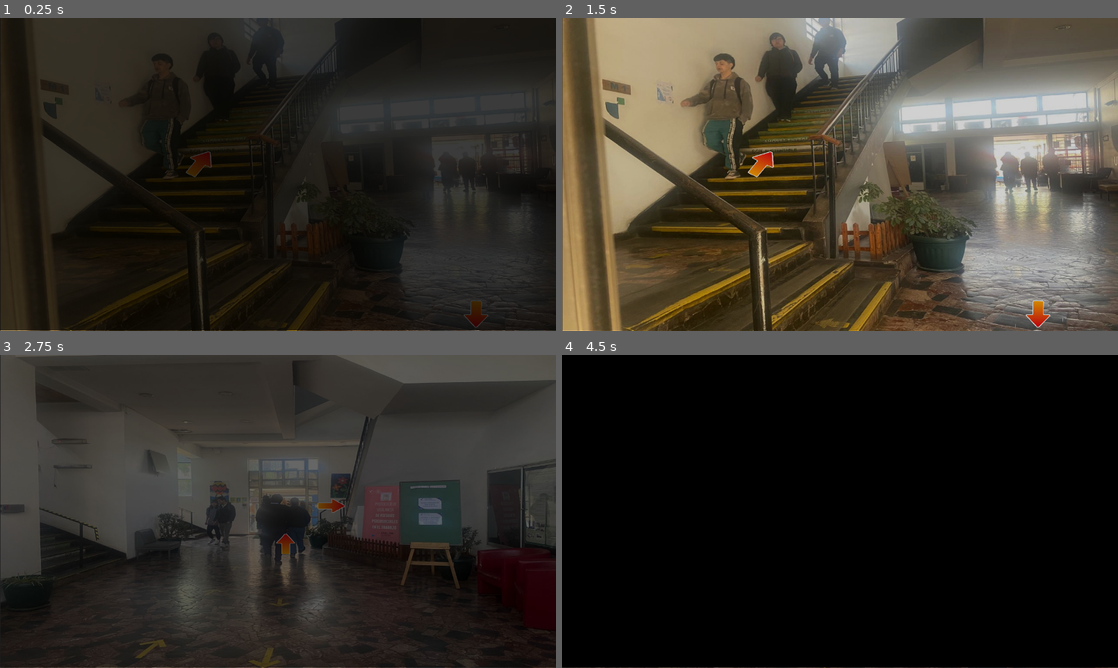
Above: before the commit, frames 1-4 (two rows, left to right).
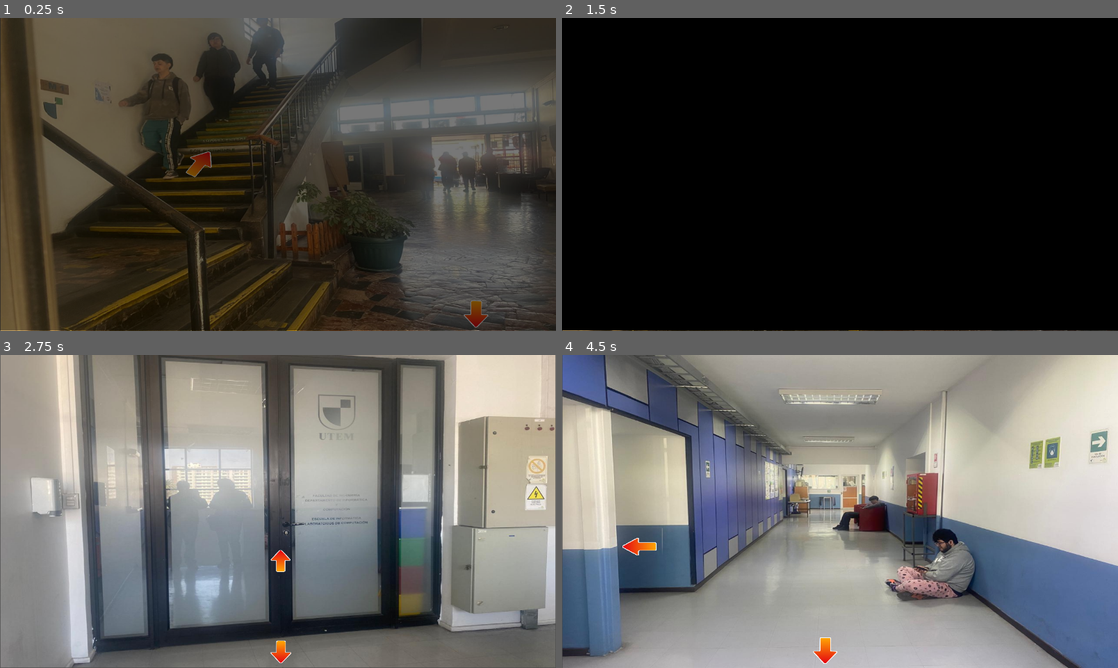
Above: after the commit, the same moments.

Repository: NetworkADN/GBA
Game: Godot game, scene res://Scenes/Entradas/Escaleras_Lab.tscn
The game is run twice, just before and just after one commit, with the same random seed, the same clock (stepped at 60 frames per second) and the same inputs. This scene is started directly instead of the project's main scene.
Inputs (mouse positions are in pixels of both pictures, inside the frame that each line leads up to; where the layout moved, square brackets give the same spot in the first picture):
- Up to frame 1 (0.25 s): no input
- Up to frame 2 (1.5 s): click (762, 161) at 0.5 s; click (1040, 312) at 1.25 s
- Up to frame 3 (2.75 s): click (278, 561) [200, 498] at 2 s
- Up to frame 4 (4.5 s): click (840, 561) [845, 542] at 2.75 s; click (845, 652) [895, 505] at 3.5 s; click (639, 545) at 4.27 s

The runs differ from the first frame. In frame 1, 63% of the frame differs, in the area x 0-100%, y 0-100%; in frame 2, 100%; in frame 3, 92%; in frame 4, 100%.

Commit message:
fix transition

Diff:
--- a/GDTrabajo de titulo/Scenes/Entradas/Escaleras_Lab.tscn
+++ b/GDTrabajo de titulo/Scenes/Entradas/Escaleras_Lab.tscn
@@ -3,33 +3,6 @@
 [ext_resource type="Script" path="res://Scenes/Entradas/escaleras_lab.gd" id="1_32geu"]
 [ext_resource type="Texture2D" uid="uid://dmuw3a1w4sccl" path="res://background/Escaleras Labs.jpg" id="2_vwid5"]
 [ext_resource type="Texture2D" uid="uid://due0ycww4ijgt" path="res://assets/arrow_up.png" id="3_g6rt3"]
-
-[sub_resource type="Animation" id="Animation_1tse1"]
-resource_name = "fade_out"
-tracks/0/type = "value"
-tracks/0/imported = false
-tracks/0/enabled = true
-tracks/0/path = NodePath("Transition/ColorRect:self_modulate")
-tracks/0/interp = 1
-tracks/0/loop_wrap = true
-tracks/0/keys = {
-"times": PackedFloat32Array(0, 0.9),
-"transitions": PackedFloat32Array(1, 1),
-"update": 0,
-"values": [Color(1, 1, 1, 0), Color(1, 1, 1, 1)]
-}
-tracks/1/type = "value"
-tracks/1/imported = false
-tracks/1/enabled = true
-tracks/1/path = NodePath("Transition/ColorRect:visible")
-tracks/1/interp = 1
-tracks/1/loop_wrap = true
-tracks/1/keys = {
-"times": PackedFloat32Array(0),
-"transitions": PackedFloat32Array(1),
-"update": 1,
-"values": [true]
-}
 
 [sub_resource type="Animation" id="Animation_i0amt"]
 length = 0.001
@@ -67,7 +40,7 @@
 tracks/0/interp = 1
 tracks/0/loop_wrap = true
 tracks/0/keys = {
-"times": PackedFloat32Array(0, 1),
+"times": PackedFloat32Array(0, 0.5),
 "transitions": PackedFloat32Array(1, 1),
 "update": 0,
 "values": [Color(1, 1, 1, 1), Color(1, 1, 1, 0)]
@@ -79,10 +52,37 @@
 tracks/1/interp = 1
 tracks/1/loop_wrap = true
 tracks/1/keys = {
-"times": PackedFloat32Array(1),
+"times": PackedFloat32Array(0.5),
 "transitions": PackedFloat32Array(1),
 "update": 1,
 "values": [false]
+}
+
+[sub_resource type="Animation" id="Animation_1tse1"]
+resource_name = "fade_out"
+tracks/0/type = "value"
+tracks/0/imported = false
+tracks/0/enabled = true
+tracks/0/path = NodePath("Transition/ColorRect:self_modulate")
+tracks/0/interp = 1
+tracks/0/loop_wrap = true
+tracks/0/keys = {
+"times": PackedFloat32Array(0, 0.5),
+"transitions": PackedFloat32Array(1, 1),
+"update": 0,
+"values": [Color(1, 1, 1, 0), Color(1, 1, 1, 1)]
+}
+tracks/1/type = "value"
+tracks/1/imported = false
+tracks/1/enabled = true
+tracks/1/path = NodePath("Transition/ColorRect:visible")
+tracks/1/interp = 1
+tracks/1/loop_wrap = true
+tracks/1/keys = {
+"times": PackedFloat32Array(0),
+"transitions": PackedFloat32Array(1),
+"update": 1,
+"values": [true]
 }
 
 [sub_resource type="AnimationLibrary" id="AnimationLibrary_bty0q"]
--- a/GDTrabajo de titulo/Scenes/Entradas/entrada.tscn
+++ b/GDTrabajo de titulo/Scenes/Entradas/entrada.tscn
@@ -3,33 +3,6 @@
 [ext_resource type="Script" path="res://Scenes/Entradas/entrada.gd" id="1_8dx7u"]
 [ext_resource type="Texture2D" uid="uid://dptyiv2g3saqb" path="res://background/Entrada.jpg" id="2_ji11c"]
 [ext_resource type="Texture2D" uid="uid://due0ycww4ijgt" path="res://assets/arrow_up.png" id="3_abdj4"]
-
-[sub_resource type="Animation" id="Animation_1tse1"]
-resource_name = "fade_out"
-tracks/0/type = "value"
-tracks/0/imported = false
-tracks/0/enabled = true
-tracks/0/path = NodePath("Transition/ColorRect:self_modulate")
-tracks/0/interp = 1
-tracks/0/loop_wrap = true
-tracks/0/keys = {
-"times": PackedFloat32Array(0, 0.9),
-"transitions": PackedFloat32Array(1, 1),
-"update": 0,
-"values": [Color(1, 1, 1, 0), Color(1, 1, 1, 1)]
-}
-tracks/1/type = "value"
-tracks/1/imported = false
-tracks/1/enabled = true
-tracks/1/path = NodePath("Transition/ColorRect:visible")
-tracks/1/interp = 1
-tracks/1/loop_wrap = true
-tracks/1/keys = {
-"times": PackedFloat32Array(0),
-"transitions": PackedFloat32Array(1),
-"update": 1,
-"values": [true]
-}
 
 [sub_resource type="Animation" id="Animation_i0amt"]
 length = 0.001
@@ -67,7 +40,7 @@
 tracks/0/interp = 1
 tracks/0/loop_wrap = true
 tracks/0/keys = {
-"times": PackedFloat32Array(0, 1),
+"times": PackedFloat32Array(0, 0.5),
 "transitions": PackedFloat32Array(1, 1),
 "update": 0,
 "values": [Color(1, 1, 1, 1), Color(1, 1, 1, 0)]
@@ -79,10 +52,37 @@
 tracks/1/interp = 1
 tracks/1/loop_wrap = true
 tracks/1/keys = {
-"times": PackedFloat32Array(1),
+"times": PackedFloat32Array(0.5),
 "transitions": PackedFloat32Array(1),
 "update": 1,
 "values": [false]
+}
+
+[sub_resource type="Animation" id="Animation_1tse1"]
+resource_name = "fade_out"
+tracks/0/type = "value"
+tracks/0/imported = false
+tracks/0/enabled = true
+tracks/0/path = NodePath("Transition/ColorRect:self_modulate")
+tracks/0/interp = 1
+tracks/0/loop_wrap = true
+tracks/0/keys = {
+"times": PackedFloat32Array(0, 0.5),
+"transitions": PackedFloat32Array(1, 1),
+"update": 0,
+"values": [Color(1, 1, 1, 0), Color(1, 1, 1, 1)]
+}
+tracks/1/type = "value"
+tracks/1/imported = false
+tracks/1/enabled = true
+tracks/1/path = NodePath("Transition/ColorRect:visible")
+tracks/1/interp = 1
+tracks/1/loop_wrap = true
+tracks/1/keys = {
+"times": PackedFloat32Array(0),
+"transitions": PackedFloat32Array(1),
+"update": 1,
+"values": [true]
 }
 
 [sub_resource type="AnimationLibrary" id="AnimationLibrary_bty0q"]
--- a/GDTrabajo de titulo/Scenes/Labs/Entrada_Labs.tscn
+++ b/GDTrabajo de titulo/Scenes/Labs/Entrada_Labs.tscn
@@ -3,33 +3,6 @@
 [ext_resource type="Script" path="res://Scenes/Labs/entrada_labs.gd" id="1_lhcjl"]
 [ext_resource type="Texture2D" uid="uid://cpi4uysv5wxrp" path="res://background/Entrada Labs.jpg" id="2_nctl5"]
 [ext_resource type="Texture2D" uid="uid://due0ycww4ijgt" path="res://assets/arrow_up.png" id="3_ad4cl"]
-
-[sub_resource type="Animation" id="Animation_1tse1"]
-resource_name = "fade_out"
-tracks/0/type = "value"
-tracks/0/imported = false
-tracks/0/enabled = true
-tracks/0/path = NodePath("Transition/ColorRect:self_modulate")
-tracks/0/interp = 1
-tracks/0/loop_wrap = true
-tracks/0/keys = {
-"times": PackedFloat32Array(0, 0.9),
-"transitions": PackedFloat32Array(1, 1),
-"update": 0,
-"values": [Color(1, 1, 1, 0), Color(1, 1, 1, 1)]
-}
-tracks/1/type = "value"
-tracks/1/imported = false
-tracks/1/enabled = true
-tracks/1/path = NodePath("Transition/ColorRect:visible")
-tracks/1/interp = 1
-tracks/1/loop_wrap = true
-tracks/1/keys = {
-"times": PackedFloat32Array(0),
-"transitions": PackedFloat32Array(1),
-"update": 1,
-"values": [true]
-}
 
 [sub_resource type="Animation" id="Animation_i0amt"]
 length = 0.001
@@ -67,7 +40,7 @@
 tracks/0/interp = 1
 tracks/0/loop_wrap = true
 tracks/0/keys = {
-"times": PackedFloat32Array(0, 1),
+"times": PackedFloat32Array(0, 0.5),
 "transitions": PackedFloat32Array(1, 1),
 "update": 0,
 "values": [Color(1, 1, 1, 1), Color(1, 1, 1, 0)]
@@ -79,10 +52,37 @@
 tracks/1/interp = 1
 tracks/1/loop_wrap = true
 tracks/1/keys = {
-"times": PackedFloat32Array(1),
+"times": PackedFloat32Array(0.5),
 "transitions": PackedFloat32Array(1),
 "update": 1,
 "values": [false]
+}
+
+[sub_resource type="Animation" id="Animation_1tse1"]
+resource_name = "fade_out"
+tracks/0/type = "value"
+tracks/0/imported = false
+tracks/0/enabled = true
+tracks/0/path = NodePath("Transition/ColorRect:self_modulate")
+tracks/0/interp = 1
+tracks/0/loop_wrap = true
+tracks/0/keys = {
+"times": PackedFloat32Array(0, 0.5),
+"transitions": PackedFloat32Array(1, 1),
+"update": 0,
+"values": [Color(1, 1, 1, 0), Color(1, 1, 1, 1)]
+}
+tracks/1/type = "value"
+tracks/1/imported = false
+tracks/1/enabled = true
+tracks/1/path = NodePath("Transition/ColorRect:visible")
+tracks/1/interp = 1
+tracks/1/loop_wrap = true
+tracks/1/keys = {
+"times": PackedFloat32Array(0),
+"transitions": PackedFloat32Array(1),
+"update": 1,
+"values": [true]
 }
 
 [sub_resource type="AnimationLibrary" id="AnimationLibrary_bty0q"]
--- a/GDTrabajo de titulo/Scenes/Patios/Patio_1.tscn
+++ b/GDTrabajo de titulo/Scenes/Patios/Patio_1.tscn
@@ -3,33 +3,6 @@
 [ext_resource type="Script" path="res://Scenes/Patios/patio_1.gd" id="1_awe03"]
 [ext_resource type="Texture2D" uid="uid://64o6h46cwog2" path="res://background/Pasillo Casino.jpg" id="1_ynx14"]
 [ext_resource type="Texture2D" uid="uid://c61jlcmn1kuft" path="res://assets/arrow_down.png" id="3_7cuvy"]
-
-[sub_resource type="Animation" id="Animation_1tse1"]
-resource_name = "fade_out"
-tracks/0/type = "value"
-tracks/0/imported = false
-tracks/0/enabled = true
-tracks/0/path = NodePath("Transition/ColorRect:self_modulate")
-tracks/0/interp = 1
-tracks/0/loop_wrap = true
-tracks/0/keys = {
-"times": PackedFloat32Array(0, 0.9),
-"transitions": PackedFloat32Array(1, 1),
-"update": 0,
-"values": [Color(1, 1, 1, 0), Color(1, 1, 1, 1)]
-}
-tracks/1/type = "value"
-tracks/1/imported = false
-tracks/1/enabled = true
-tracks/1/path = NodePath("Transition/ColorRect:visible")
-tracks/1/interp = 1
-tracks/1/loop_wrap = true
-tracks/1/keys = {
-"times": PackedFloat32Array(0),
-"transitions": PackedFloat32Array(1),
-"update": 1,
-"values": [true]
-}
 
 [sub_resource type="Animation" id="Animation_i0amt"]
 length = 0.001
@@ -67,7 +40,7 @@
 tracks/0/interp = 1
 tracks/0/loop_wrap = true
 tracks/0/keys = {
-"times": PackedFloat32Array(0, 1),
+"times": PackedFloat32Array(0, 0.5),
 "transitions": PackedFloat32Array(1, 1),
 "update": 0,
 "values": [Color(1, 1, 1, 1), Color(1, 1, 1, 0)]
@@ -79,10 +52,37 @@
 tracks/1/interp = 1
 tracks/1/loop_wrap = true
 tracks/1/keys = {
-"times": PackedFloat32Array(1),
+"times": PackedFloat32Array(0.5),
 "transitions": PackedFloat32Array(1),
 "update": 1,
 "values": [false]
+}
+
+[sub_resource type="Animation" id="Animation_1tse1"]
+resource_name = "fade_out"
+tracks/0/type = "value"
+tracks/0/imported = false
+tracks/0/enabled = true
+tracks/0/path = NodePath("Transition/ColorRect:self_modulate")
+tracks/0/interp = 1
+tracks/0/loop_wrap = true
+tracks/0/keys = {
+"times": PackedFloat32Array(0, 0.5),
+"transitions": PackedFloat32Array(1, 1),
+"update": 0,
+"values": [Color(1, 1, 1, 0), Color(1, 1, 1, 1)]
+}
+tracks/1/type = "value"
+tracks/1/imported = false
+tracks/1/enabled = true
+tracks/1/path = NodePath("Transition/ColorRect:visible")
+tracks/1/interp = 1
+tracks/1/loop_wrap = true
+tracks/1/keys = {
+"times": PackedFloat32Array(0),
+"transitions": PackedFloat32Array(1),
+"update": 1,
+"values": [true]
 }
 
 [sub_resource type="AnimationLibrary" id="AnimationLibrary_bty0q"]
